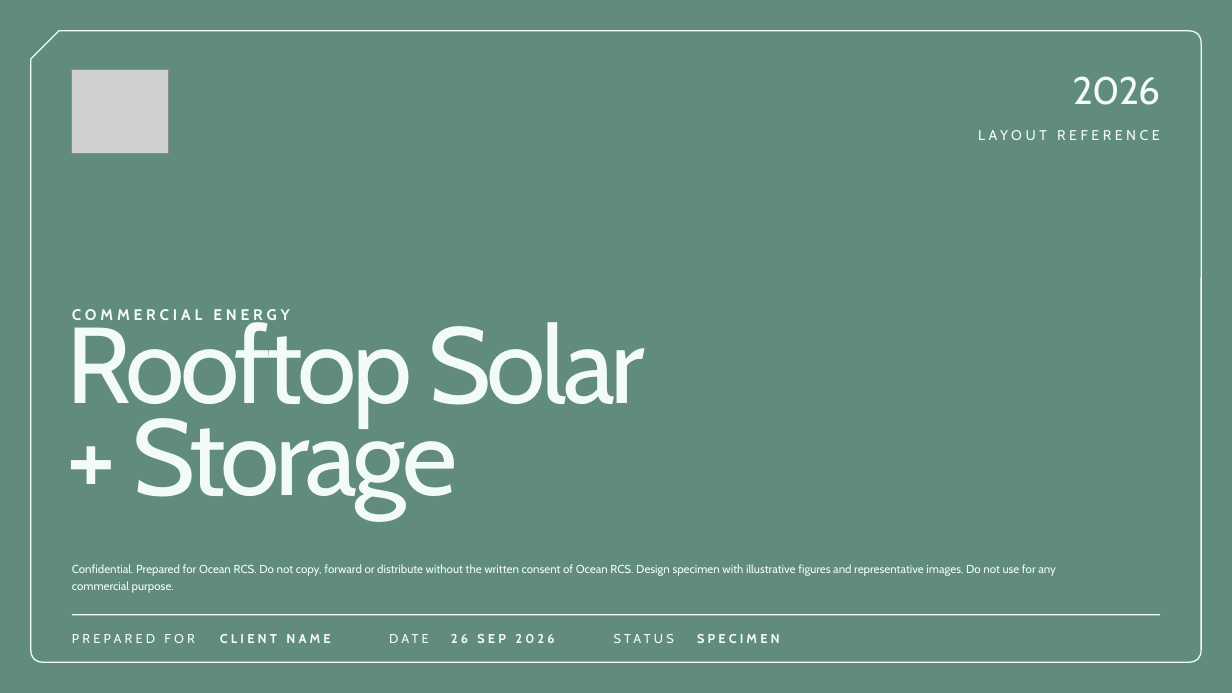
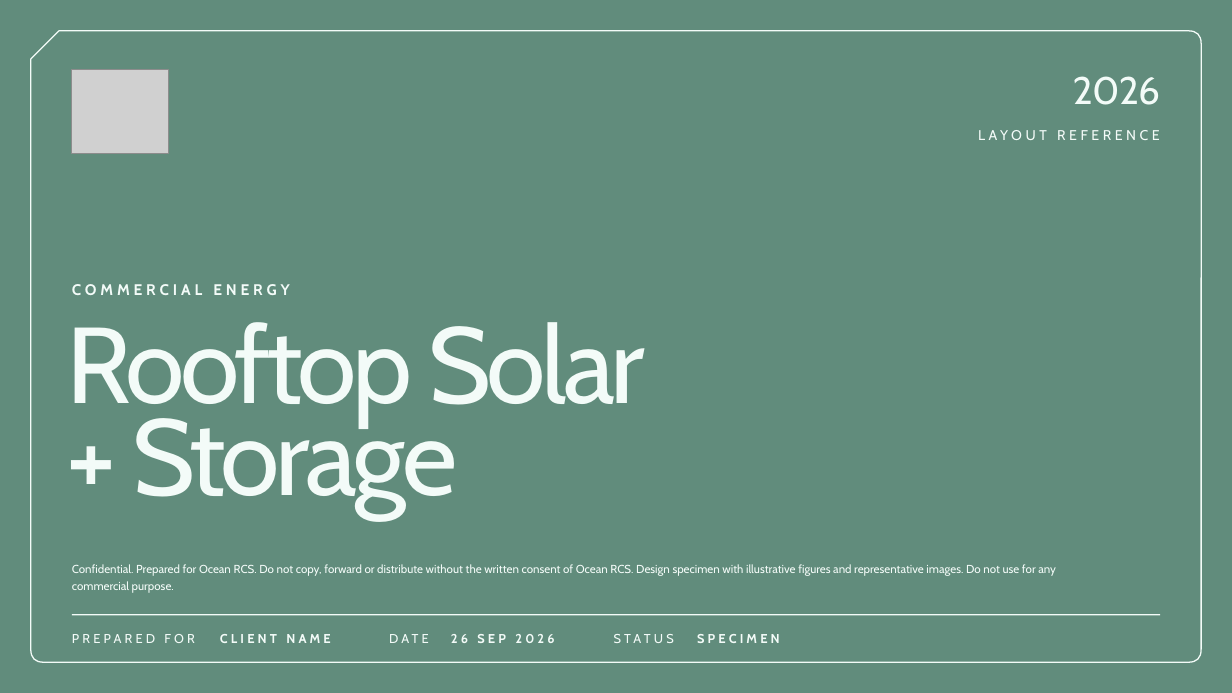
Before and after one commit to sfield079/ocean-brand-system, a slide deck: slide 1 of output/pptx/ocean-deck-recipe-10.pptx. Drawn at 1232x693 pixels with LibreOffice and Linux fonts; fonts in the diff are those of the drawing; grey boxes stand for pictures; background and template pictures are left out. Boxes give left, top, right and bottom in pixels: in the first picture for what was removed or moved away, otherwise in the second. Text is boxed around its words. In the diff, an @@ line names an element or a change of style, - is before the commit and + after.

Commit message:
Builder-only rule, investor deck rebuilt through the recipe, cover kicker spacing
- AGENTS.md Build rule: decks and documents come only from lib/ocean.js, lib/publication.py, lib/legal.py.
  qa.py and qa_pdf.py reject files without the builder mark (tests cover hand-drawn PPTX and PDF).
- lib/recipe.js: content files may use their own section names (slot by position), and may supply
  investor notice text.
- statement layout: optional imageLabel printed under the photo.
- Cover kicker moved up to clear 84 pt ascenders (collided on every cover).
- decks/investor/mobility-energy-platform: the ChatGPT draft rebuilt on the 15-slide recipe with
  labeled representative images; key number is the 8 portfolio stage gates.
- Web kit fonts now build byte-for-byte repeatably.
- ChatGPT instructions: never create PPTX or PDF with code.

```diff
--- a/output/pptx/ocean-deck-recipe-10.pptx
+++ b/output/pptx/ocean-deck-recipe-10.pptx
@@ text "COMMERCIAL ENERGY" rewrapped from box(72, 309, 290, 325) to box(72, 284, 290, 295) @@
```
Also in this commit, not shown: 38 other files.
